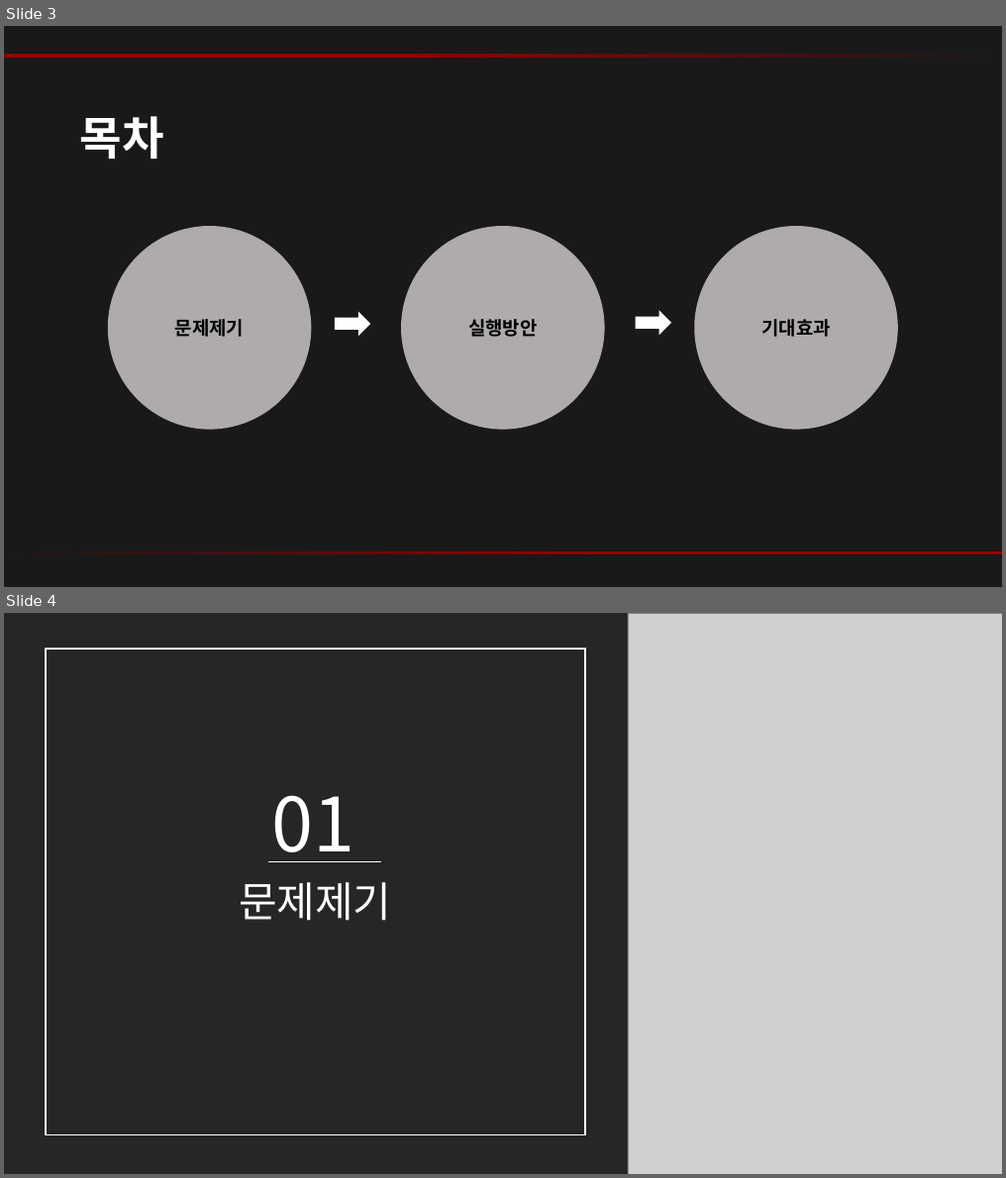
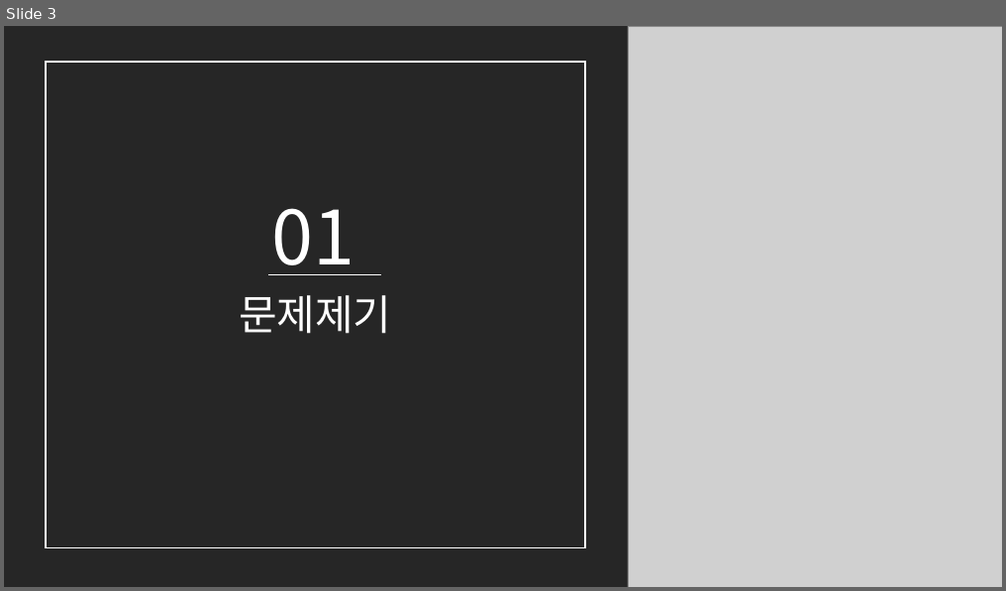
Before and after one commit to kyunakim/crawling-project, a slide deck: 청소년도박_PPT.pptx. Shown one above the other, each under a label of ours: slides 3 and 4 before the commit, slide 3 after it. The pictures are 1006x1178 and 1006x591 pixels, drawn with LibreOffice and Linux fonts; fonts in the diff are those of the drawing; grey boxes stand for pictures. Boxes give left, top, right and bottom in pixels: in the first picture for what was removed or moved away, otherwise in the second. Text is boxed around its words. In the diff, an @@ line names an element or a change of style, - is before the commit and + after.

```diff
--- a/청소년도박_PPT.pptx
+++ b/청소년도박_PPT.pptx
@@ slide 3 removed at [4, 26, 1002, 587], background #191919 @@
@@ rectangle removed at [4, 54, 1002, 58] @@
@@ text removed at [80, 116, 164, 159] @@
-목차
@@ ellipse removed at [108, 226, 312, 430] @@
-문제제기
@@ ellipse removed at [402, 226, 605, 430] @@
-실행방안
@@ ellipse removed at [694, 226, 898, 430] @@
-기대효과
@@ right arrow removed at [335, 313, 369, 335] @@
@@ right arrow removed at [636, 312, 670, 335] @@
@@ rectangle removed at [4, 552, 1002, 556] @@
@@ what was slide 4 is now slide 3 @@
```
Also in this commit, not shown: 2 slides changed.
